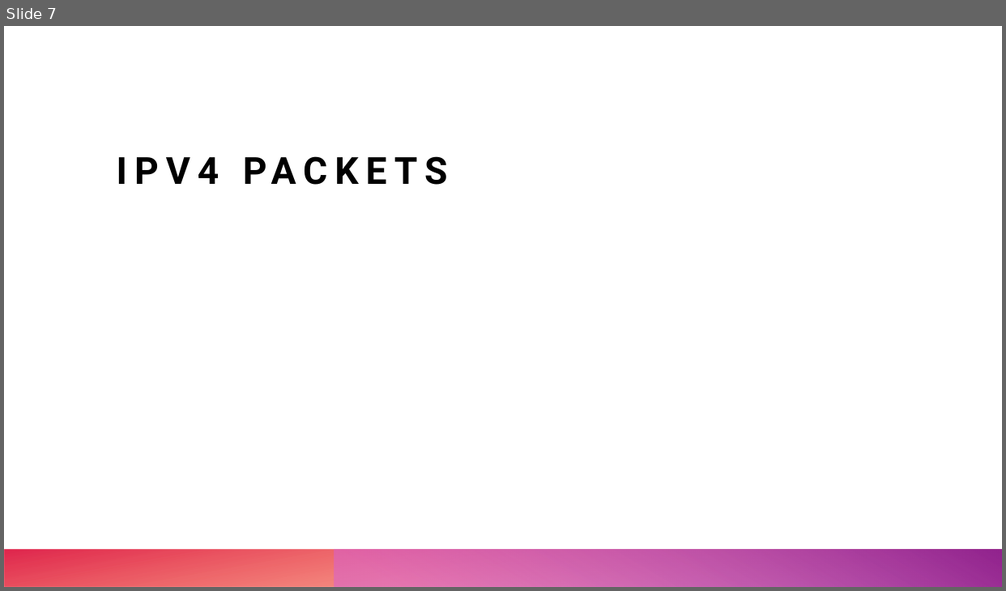
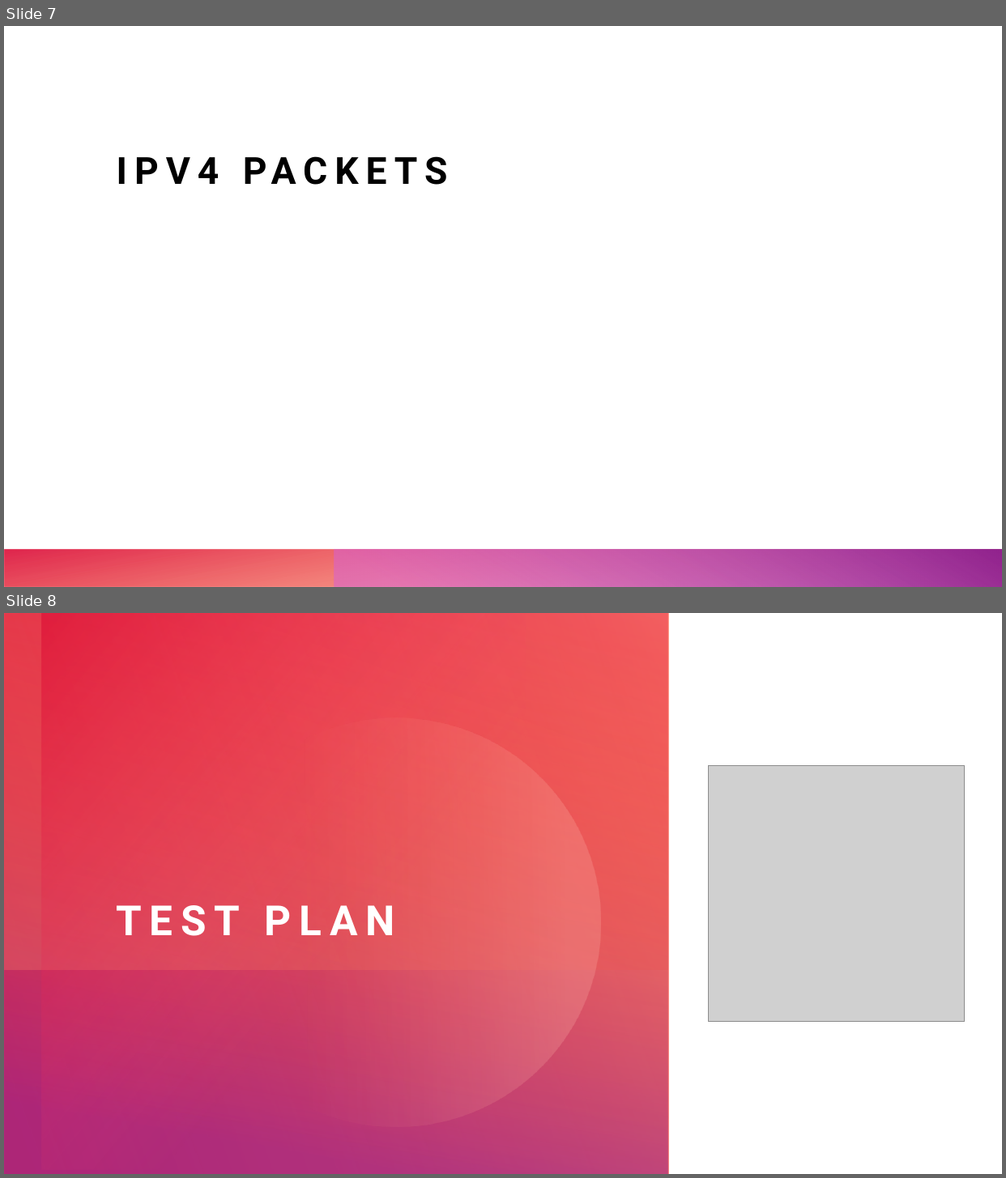
Before and after one commit to leonardopoggiani/ANAWS-project, a slide deck: DistributedMessageBroker.pptx. Shown one above the other, each under a label of ours: slide 7 before the commit, slides 7 and 8 after it. The pictures are 1006x591 and 1006x1178 pixels, drawn with LibreOffice and Linux fonts; fonts in the diff are those of the drawing; grey boxes stand for pictures. Boxes give left, top, right and bottom in pixels: in the first picture for what was removed or moved away, otherwise in the second. Text is boxed around its words. In the diff, an @@ line names an element or a change of style, - is before the commit and + after.

```diff
--- a/DistributedMessageBroker.pptx
+++ b/DistributedMessageBroker.pptx
@@ slide 8 added at (4, 613, 1002, 1174), background #FFFFFF; not listed: 2 template elements that a slide beside it also shows @@
@@ rectangle added at (4, 613, 1002, 1174), fill #FFFFFF @@
@@ rectangle added at (4, 613, 668, 1174), fill gradient #DA002F to #FF907A @@
@@ rectangle added at (4, 613, 668, 1174), fill gradient #92248E to #FE4A00 @@
@@ rectangle added at (4, 613, 667, 969), fill gradient #FF9265 to #DA002F @@
@@ rectangle added at (41, 613, 525, 1170), fill gradient #FF5076 to #DA002F @@
@@ ellipse added at (157, 684, 633, 1161), fill gradient #FF907A to #FFBCAF @@
@@ picture added at (709, 766, 965, 1022) @@
@@ title added at (117, 905, 395, 936), 40 pt, text #FFFFFF, bold @@
+TEST PLAN
@@ rectangle added at (4, 1137, 1002, 1174), fill gradient #FE4A00 to #DA002F @@
@@ rectangle added at (335, 1137, 1002, 1174), fill gradient #D861D4 to #92248E @@
```
Also in this commit, not shown: 9 other slides added, 2 slides removed, 3 other files.
